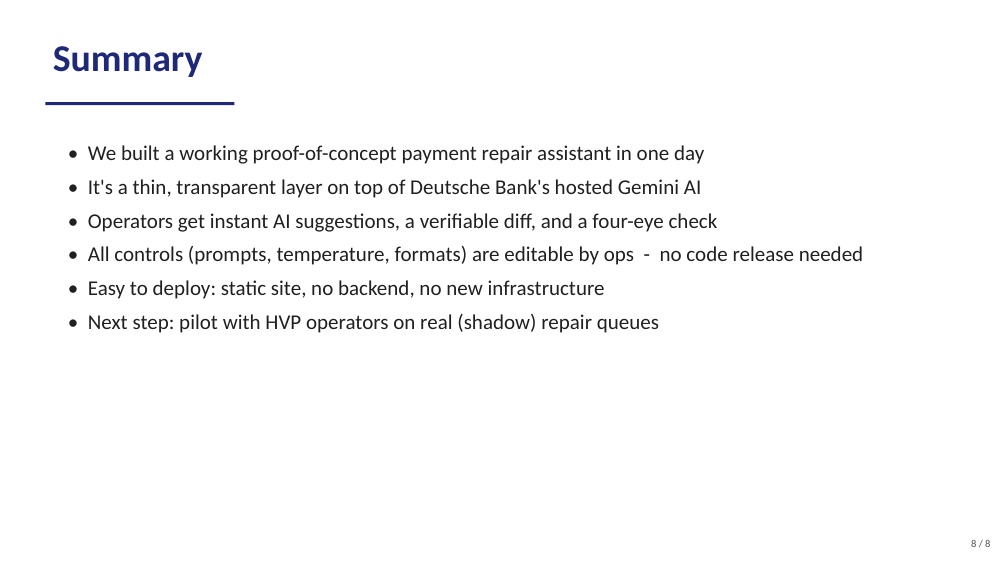
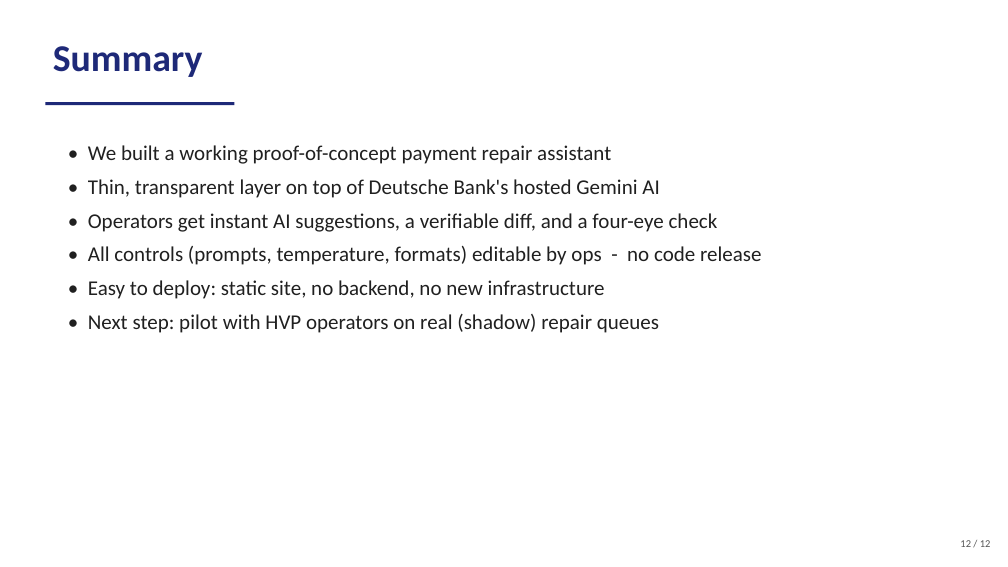
Before and after one commit to AdamJirari/Bank-Game, a slide deck: slide 12 of Galileo_Payment_Analyzer.pptx (slide 8 before the commit). Drawn at 1008x567 pixels with LibreOffice and Linux fonts; fonts in the diff are those of the drawing. Boxes give left, top, right and bottom in pixels: in the first picture for what was removed or moved away, otherwise in the second. Text is boxed around its words. In the diff, an @@ line names an element or a change of style, - is before the commit and + after.

```diff
--- a/Galileo_Payment_Analyzer.pptx
+++ b/Galileo_Payment_Analyzer.pptx
@@ text at (88,145,659,198): text changed @@
-• We built a working proof-of-concept payment repair assistant in one day
-• It's a thin, transparent layer on top of Deutsche Bank's hosted Gemini AI
+• We built a working proof-of-concept payment repair assistant
+• Thin, transparent layer on top of Deutsche Bank's hosted Gemini AI
@@ text at (88,246,762,265): text changed @@
-• All controls (prompts, temperature, formats) are editable by ops - no code release needed
+• All controls (prompts, temperature, formats) editable by ops - no code release
@@ text at (960,540,991,547): text changed @@
-8 / 8
+12 / 12
```
Also in this commit, not shown: 6 other slides changed, 4 slides added.
